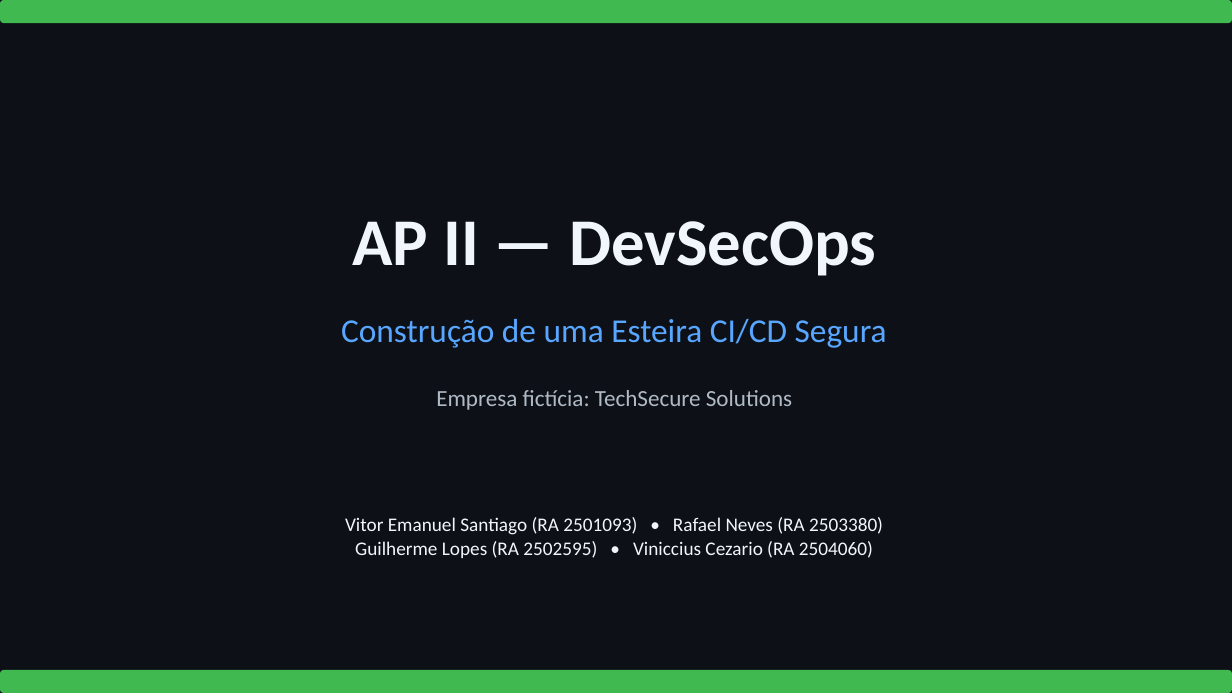
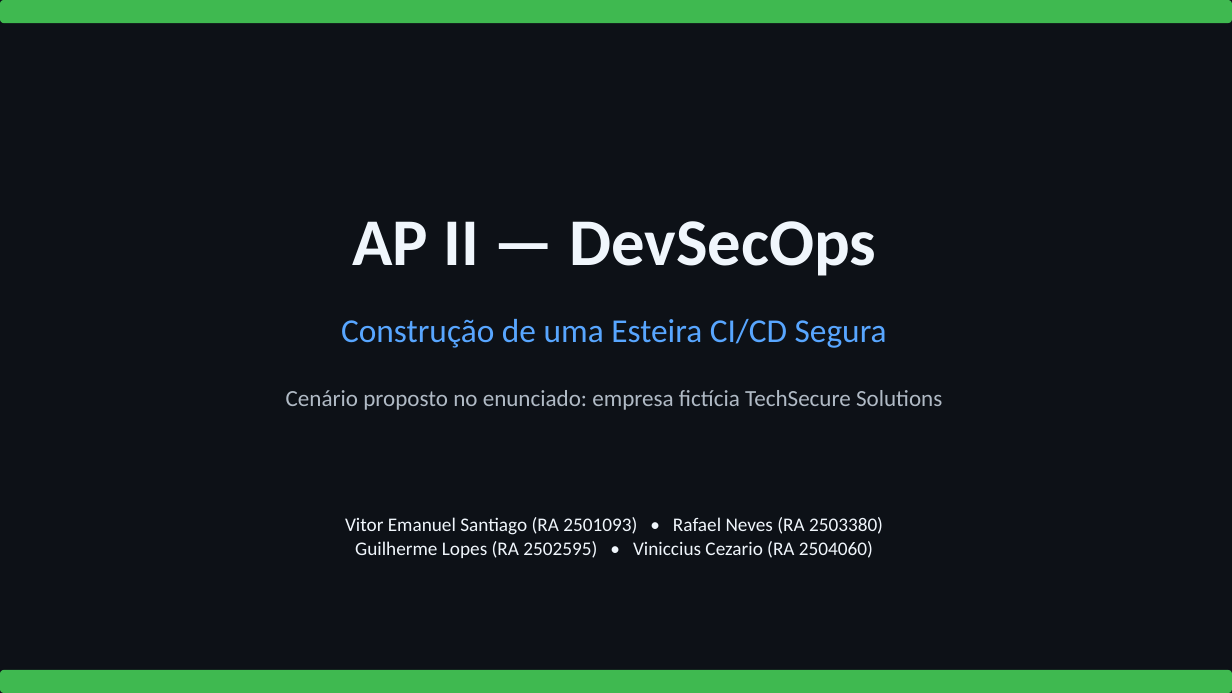
Before and after one commit to vitoremanuel-lgtm/devsecops-ap2, a slide deck: slide 1 of docs/AP_II_DevSecOps_Apresentacao.pptx. Drawn at 1232x693 pixels with LibreOffice and Linux fonts; fonts in the diff are those of the drawing. Boxes give left, top, right and bottom in pixels: in the first picture for what was removed or moved away, otherwise in the second. Text is boxed around its words. In the diff, an @@ line names an element or a change of style, - is before the commit and + after.

Commit message:
Corrige identidade: grupo como autor, TechSecure apenas como cenario do enunciado

```diff
--- a/docs/AP_II_DevSecOps_Apresentacao.pptx
+++ b/docs/AP_II_DevSecOps_Apresentacao.pptx
@@ text at (286, 390, 942, 410): text changed @@
-Empresa fictícia: TechSecure Solutions
+Cenário proposto no enunciado: empresa fictícia TechSecure Solutions
```
Also in this commit, not shown: 20 other files.
